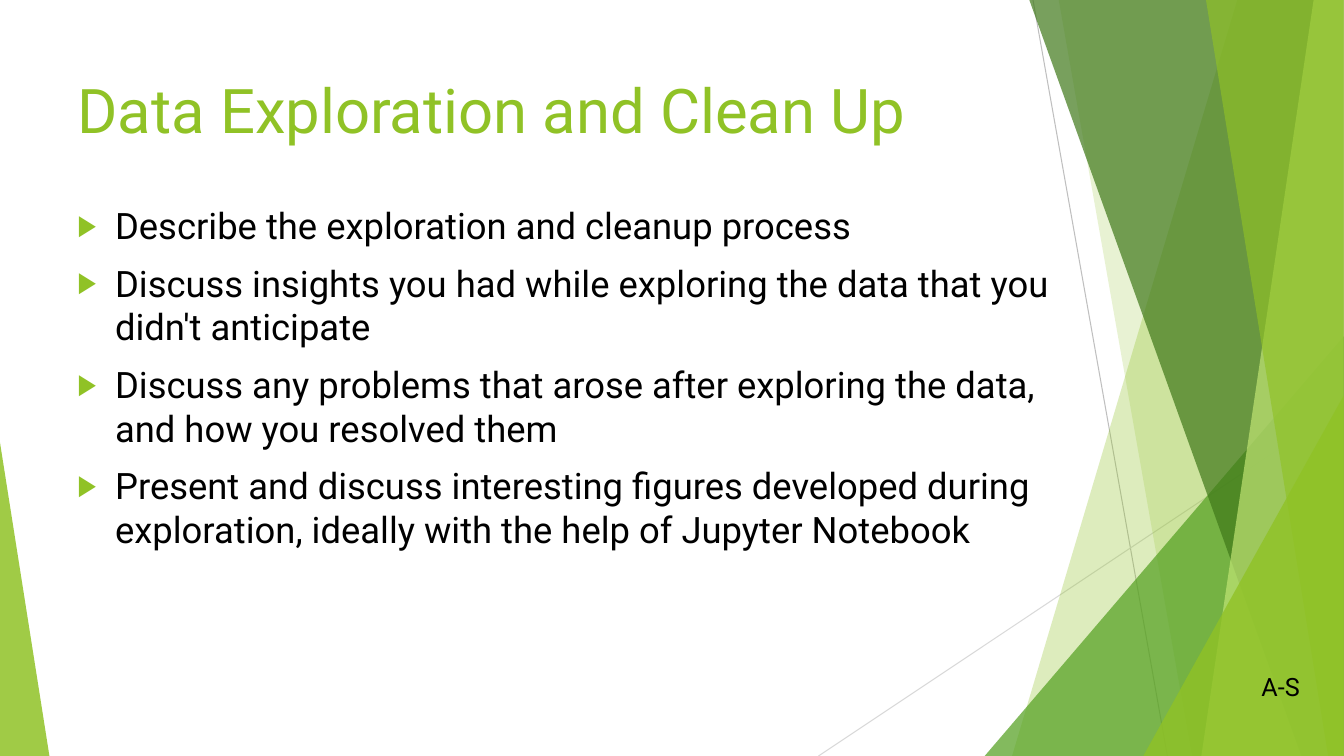
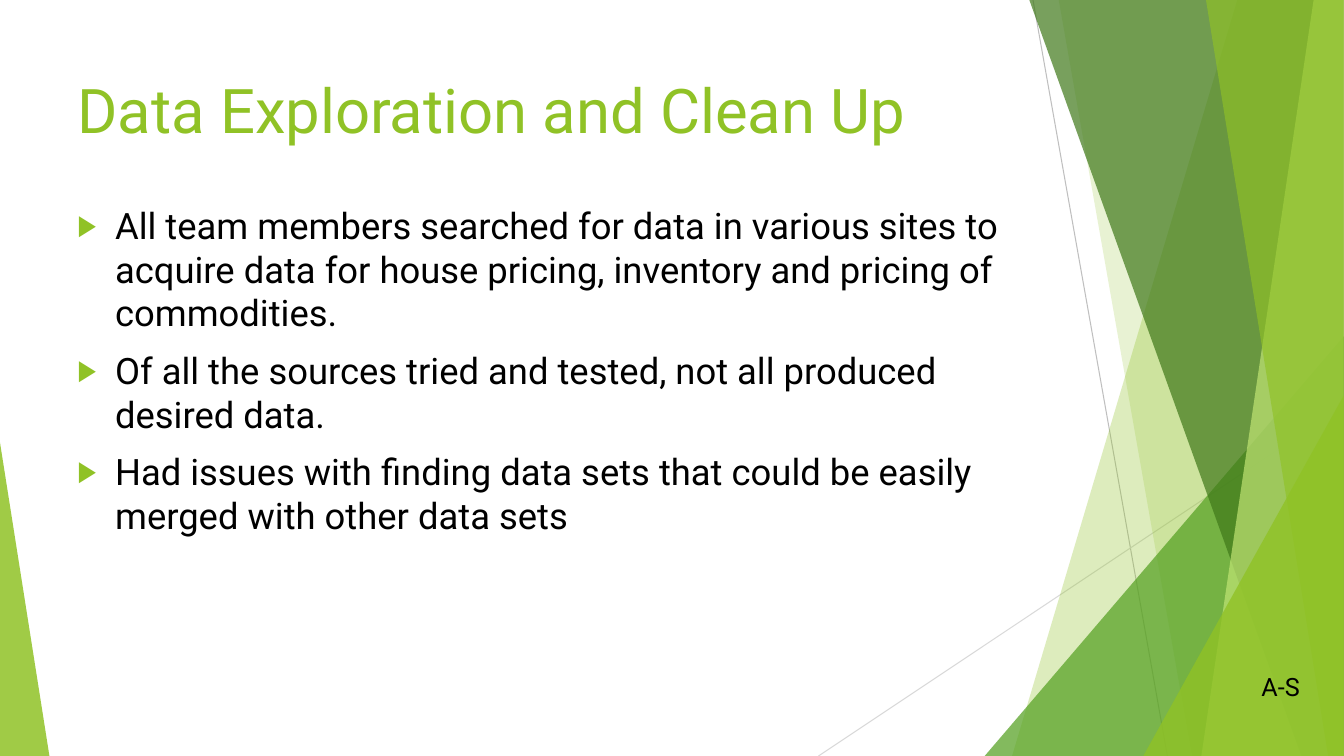
Before and after one commit to Fescamil1/Project_1_Housing_Market_Analysis, a slide deck: slide 5 of Texas Housing Market Analysis PowerPoint.pptx. Drawn at 1344x756 pixels with LibreOffice and Linux fonts; fonts in the diff are those of the drawing. Boxes give left, top, right and bottom in pixels: in the first picture for what was removed or moved away, otherwise in the second. Text is boxed around its words. In the diff, an @@ line names an element or a change of style, - is before the commit and + after.

```diff
--- a/Texas Housing Market Analysis PowerPoint.pptx
+++ b/Texas Housing Market Analysis PowerPoint.pptx
@@ text at (115, 211, 997, 537): text changed @@
-▶ Describe the exploration and cleanup process
-▶ Discuss insights you had while exploring the data that you didn't anticipate
-▶ Discuss any problems that arose after exploring the data, and how you resolved them
-▶ Present and discuss interesting figures developed during exploration, ideally with the help of Jupyter Notebook
+▶ All team members searched for data in various sites to acquire data for house pricing, inventory and pricing of commodities.
+▶ Of all the sources tried and tested, not all produced desired data.
+▶ Had issues with finding data sets that could be easily merged with other data sets
```
Also in this commit, not shown: 5 other slides changed, 1 slide added, 1 other file.
